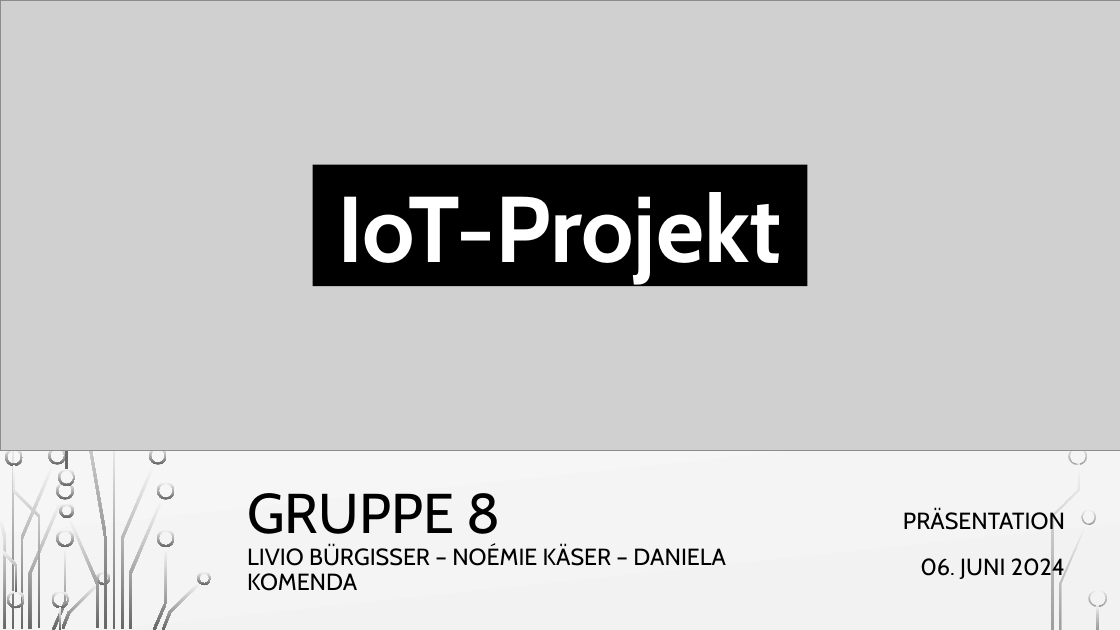
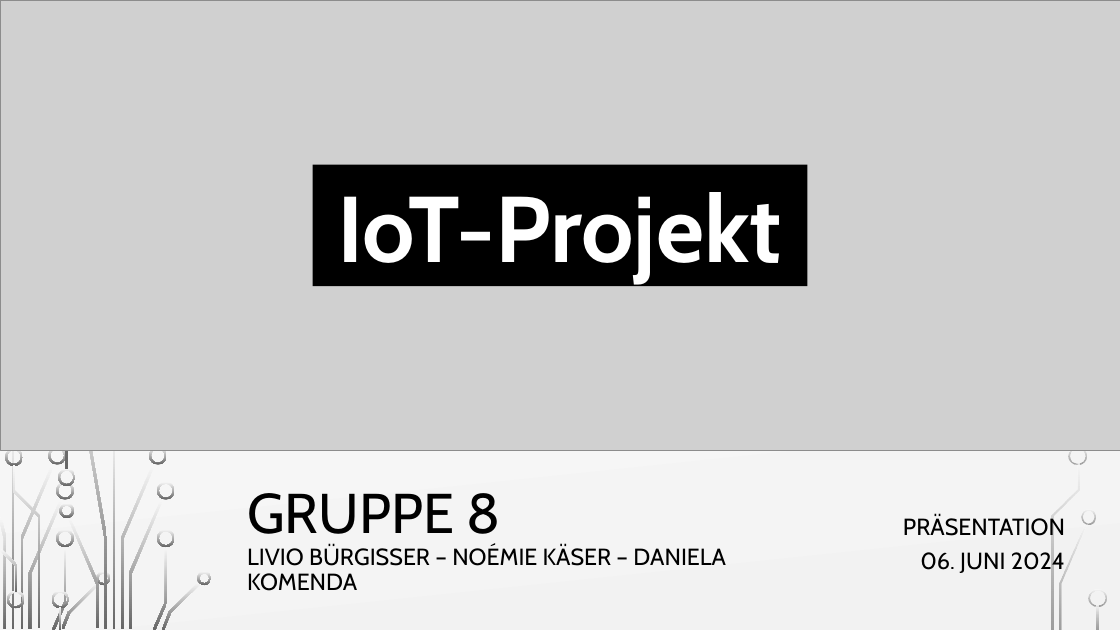
Before and after one commit to liviobue/iot_project, a slide deck: slide 1 of Presentation/Presentation.pptx. Drawn at 1120x630 pixels with LibreOffice and Linux fonts; fonts in the diff are those of the drawing; grey boxes stand for pictures; background and template pictures are left out. Boxes give left, top, right and bottom in pixels: in the first picture for what was removed or moved away, otherwise in the second. Text is boxed around its words. In the diff, an @@ line names an element or a change of style, - is before the commit and + after.

Commit message:
Weiterarbeit an der Präsentation

```diff
--- a/Presentation/Presentation.pptx
+++ b/Presentation/Presentation.pptx
@@ subtitle "PRÄSENTATION" at [903, 515, 1065, 575]: less space between paragraphs @@
```
